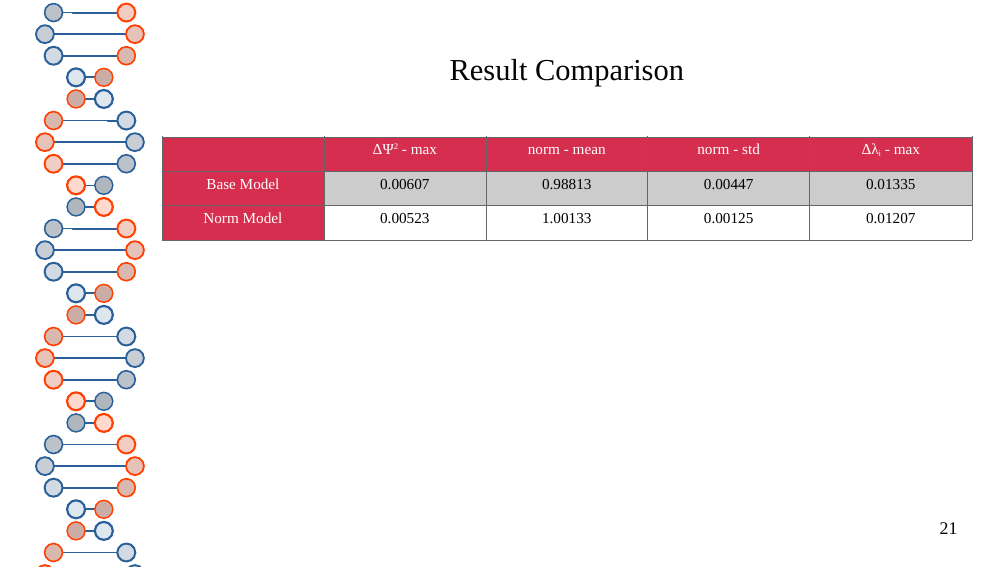
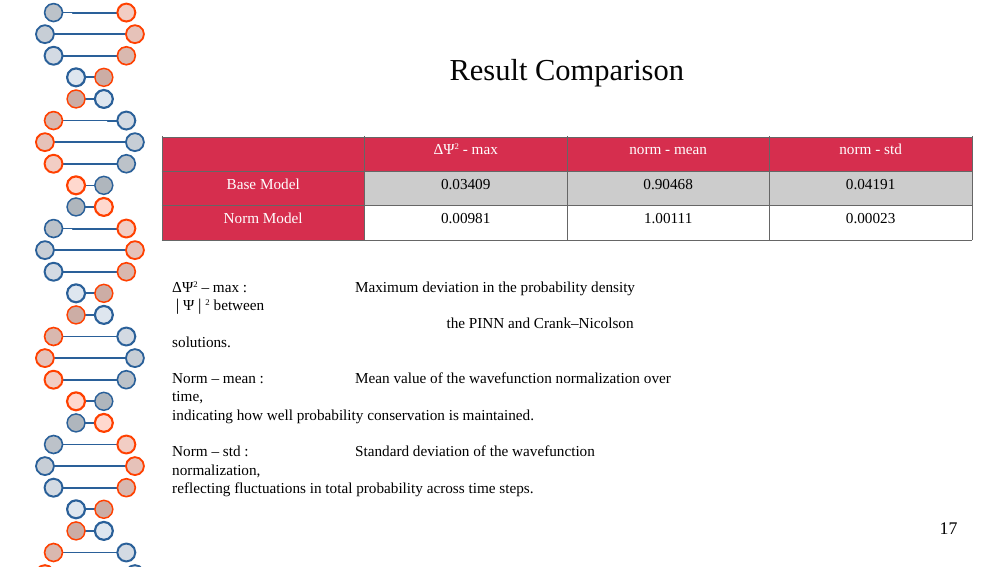
Before and after one commit to thash-jkr/Schrodinger-PINN, a slide deck: slide 17 of report/progress_presentation.odp (slide 21 before the commit). Drawn at 1008x567 pixels with LibreOffice and Linux fonts; fonts in the diff are those of the drawing. Boxes give left, top, right and bottom in pixels: in the first picture for what was removed or moved away, otherwise in the second. Text is boxed around its words. In the diff, an @@ line names an element or a change of style, - is before the commit and + after.

```diff
--- a/report/progress_presentation.odp
+++ b/report/progress_presentation.odp
@@ table at [162, 137, 970, 241] @@
-column 2: ΔΨ2 - max | 0.00607 | 0.00523
-column 3: norm - mean | 0.98813 | 1.00133
-column 4: norm - std | 0.00447 | 0.00125
-column 5: Δλi - max | 0.01335 | 0.01207
+column 2: ΔΨ2 - max | 0.03409 | 0.00981
+column 3: norm - mean | 0.90468 | 1.00111
+column 4: norm - std | 0.04191 | 0.00023
@@ text added at [172, 281, 671, 497], 12 pt, text #000000 @@
+ΔΨ2 – max : Maximum deviation in the probability density ∣Ψ∣2 between
+the PINN and Crank–Nicolson solutions.
+Norm – mean : Mean value of the wavefunction normalization over time, indicating how well probability conservation is maintained.
+Norm – std : Standard deviation of the wavefunction normalization, reflecting fluctuations in total probability across time steps.
@@ page number at [940, 522, 958, 534]: text changed @@
-21
+17
```
Also in this commit, not shown: 15 other slides changed, 3 slides added, 6 slides removed, 5 other files.
